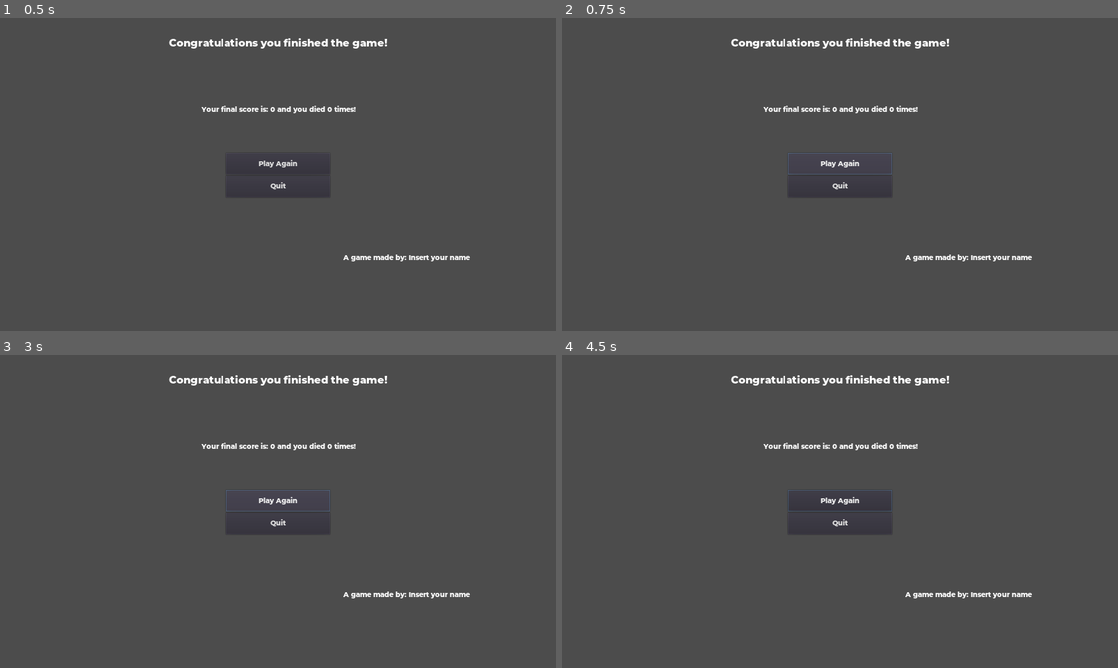
Above: before the commit, frames 1-4 (two rows, left to right).
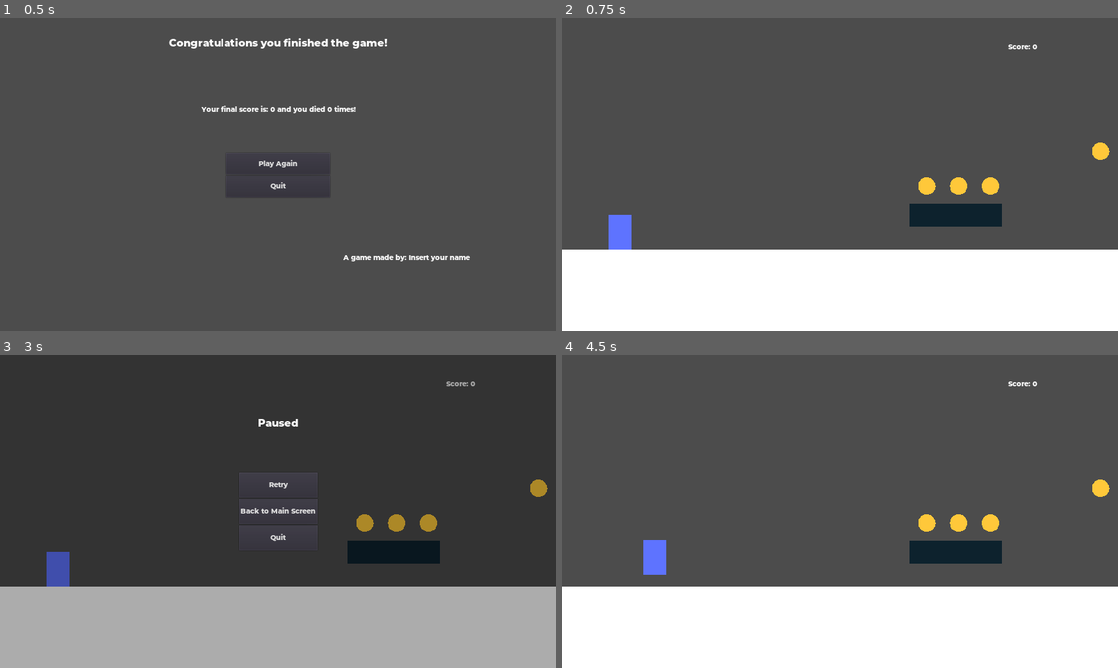
Above: after the commit, the same moments.

Repository: gdquest-demos/godot-3-beginner-2d-platformer
Game: Godot game, scene res://src/screens/EndScreen.tscn
The game is run twice, just before and just after one commit, with the same random seed, the same clock (stepped at 60 frames per second) and the same inputs. This scene is started directly instead of the project's main scene.
Inputs (mouse positions are in pixels of both pictures, inside the frame that each line leads up to):
- Up to frame 1 (0.5 s): no input
- Up to frame 2 (0.75 s): click "Play Again" at 0.5 s
- Up to frame 3 (3 s): click (278, 502) at 1.25 s, where only the run before the commit has a clickable "Play Again"; click (278, 502) at 2 s, where only the run before the commit has a clickable "Play Again"; tap Enter (pause) at 2.75 s; hold D (move_right) from 2.78 s (still down)
- Up to frame 4 (4.5 s): tap W (jump) at 3.02 s; release D (move_right) at 3.5 s; click (840, 486) at 3.5 s, where only the run after the commit has a clickable "Retry"; tap Space at 4.25 s; hold D (move_right) from 4.28 s (still down)

Frame 1 is identical in both runs. In frame 2, 29% of the frame differs, in the area x 0-100%, y 6-100%; in frame 3, 96%, in the area x 0-100%, y 0-100%; in frame 4, 29%.

Commit message:
"Standardize" interface button scripts

Diff:
--- a/game/src/interface/QuitButton.tscn
+++ b/game/src/interface/QuitButton.tscn
@@ -2,7 +2,6 @@
 
 [ext_resource path="res://assets/default_font.tres" type="DynamicFont" id=1]
 [ext_resource path="res://src/interface/QuitButton.gd" type="Script" id=2]
-
 
 [node name="QuitButton" type="Button"]
 margin_right = 230.0
--- /dev/null
+++ b/game/src/interface/RetryButton.gd
@@ -0,0 +1,6 @@
+extends Button
+
+
+func _on_button_up() -> void:
+	PlayerData.reset()
+	get_tree().reload_current_scene()
--- a/game/src/interface/SceneChangeButton.gd
+++ b/game/src/interface/SceneChangeButton.gd
@@ -6,6 +6,7 @@
 
 
 func _on_button_up() -> void:
+	PlayerData.reset()
 	get_tree().change_scene(next_screen_scene)
 
 
--- a/game/src/interface/SceneChangeButton.tscn
+++ b/game/src/interface/SceneChangeButton.tscn
@@ -2,7 +2,6 @@
 
 [ext_resource path="res://assets/default_font.tres" type="DynamicFont" id=1]
 [ext_resource path="res://src/interface/SceneChangeButton.gd" type="Script" id=2]
-
 
 [node name="SceneChangeButton" type="Button"]
 margin_right = 250.0
--- a/game/src/interface/UserInterface.gd
+++ b/game/src/interface/UserInterface.gd
@@ -5,6 +5,7 @@
 onready var score_label: Label = $ScoreLabel
 onready var pause_overlay: ColorRect = $PauseOverlay
 onready var title_label: Label = $PauseOverlay/TitleLabel
+onready var main_screen_button: Button = $PauseOverlay/PauseMenu/MainScreenButton
 
 
 func _ready() -> void:
@@ -16,15 +17,6 @@
 func _on_Player_died() -> void:
 	toggle_game_pause()
 	title_label.text = "You died"
-
-
-func _on_RetryButton_button_up() -> void:
-	scene_tree.reload_current_scene()
-	toggle_game_pause()
-
-
-func _on_QuitButton_button_up() -> void:
-	scene_tree.quit()
 
 
 func _unhandled_input(event: InputEvent) -> void:
@@ -40,7 +32,3 @@
 func toggle_game_pause() -> void:
 	scene_tree.paused = not scene_tree.paused
 	pause_overlay.visible = scene_tree.paused
-
-
-func _on_MainScreenButton_button_up() -> void:
-	toggle_game_pause()
--- a/game/src/interface/UserInterface.tscn
+++ b/game/src/interface/UserInterface.tscn
@@ -1,11 +1,11 @@
-[gd_scene load_steps=6 format=2]
+[gd_scene load_steps=7 format=2]
 
 [ext_resource path="res://src/interface/UserInterface.gd" type="Script" id=1]
 [ext_resource path="res://assets/default_font.tres" type="DynamicFont" id=2]
 [ext_resource path="res://src/interface/TitleLabel.tscn" type="PackedScene" id=3]
-[ext_resource path="res://src/interface/SceneChangeButton.tscn" type="PackedScene" id=4]
-[ext_resource path="res://src/interface/QuitButton.tscn" type="PackedScene" id=5]
-
+[ext_resource path="res://src/interface/RetryButton.gd" type="Script" id=4]
+[ext_resource path="res://src/interface/SceneChangeButton.tscn" type="PackedScene" id=5]
+[ext_resource path="res://src/interface/QuitButton.tscn" type="PackedScene" id=6]
 
 [node name="UserInterface" type="Control"]
 pause_mode = 2
@@ -53,17 +53,17 @@
 size_flags_vertical = 3
 custom_fonts/font = ExtResource( 2 )
 text = "Retry"
+script = ExtResource( 4 )
 
-[node name="MainScreenButton" parent="PauseOverlay/PauseMenu" instance=ExtResource( 4 )]
+[node name="MainScreenButton" parent="PauseOverlay/PauseMenu" instance=ExtResource( 5 )]
 margin_top = 91.0
 margin_right = 274.0
 margin_bottom = 178.0
 text = "Back to Main Screen"
 next_screen_scene = "res://src/screens/MainScreen.tscn"
 
-[node name="QuitButton" parent="PauseOverlay/PauseMenu" instance=ExtResource( 5 )]
+[node name="QuitButton" parent="PauseOverlay/PauseMenu" instance=ExtResource( 6 )]
 margin_top = 182.0
 margin_right = 274.0
 margin_bottom = 270.0
-[connection signal="button_up" from="PauseOverlay/PauseMenu/RetryButton" to="." method="_on_RetryButton_button_up"]
-[connection signal="button_up" from="PauseOverlay/PauseMenu/MainScreenButton" to="." method="_on_MainScreenButton_button_up"]
+[connection signal="button_up" from="PauseOverlay/PauseMenu/RetryButton" to="PauseOverlay/PauseMenu/RetryButton" method="_on_button_up"]
--- a/game/src/meta/PlayerData.gd
+++ b/game/src/meta/PlayerData.gd
@@ -9,8 +9,8 @@
 
 
 func reset():
-	score = 0
-	emit_signal("updated")
+	self.score = 0
+	self.deaths = 0
 
 
 func set_score(new_score: int) -> void:
--- a/game/src/screens/EndScreen.tscn
+++ b/game/src/screens/EndScreen.tscn
@@ -48,7 +48,7 @@
 margin_right = 360.0
 margin_bottom = 75.0
 text = "Play Again"
-next_screen_scene = "res://src/screens/PlayScreen.tscn"
+next_screen_scene = "res://src/levels/Level-01.tscn"
 
 [node name="QuitButton" parent="Menu" instance=ExtResource( 5 )]
 margin_top = 79.0
